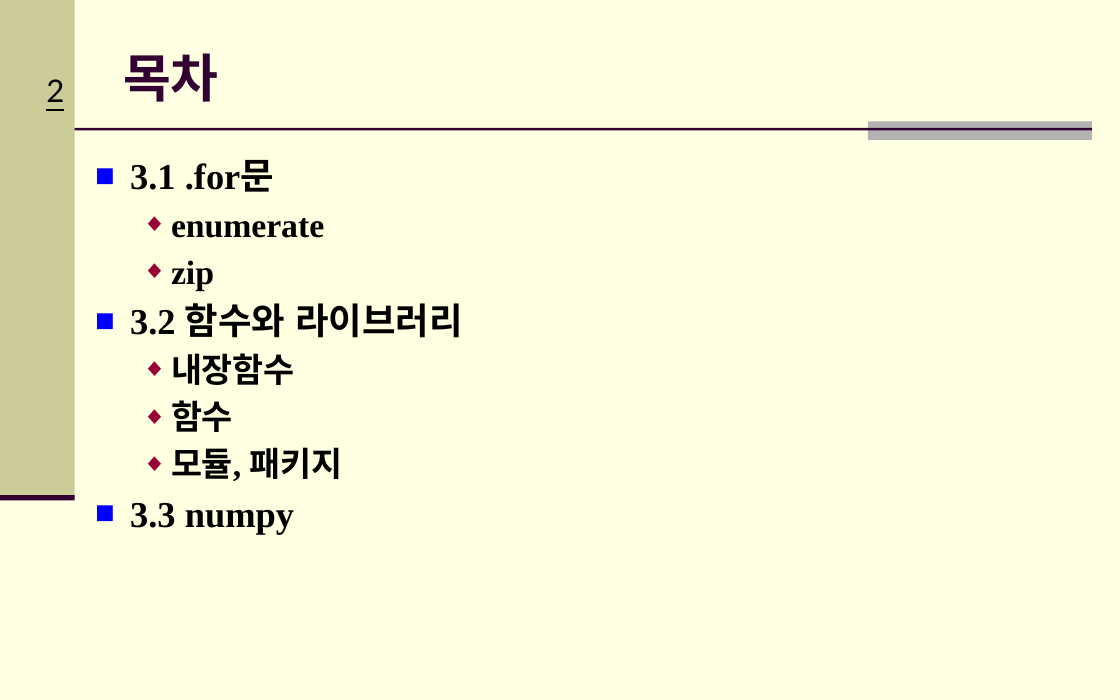
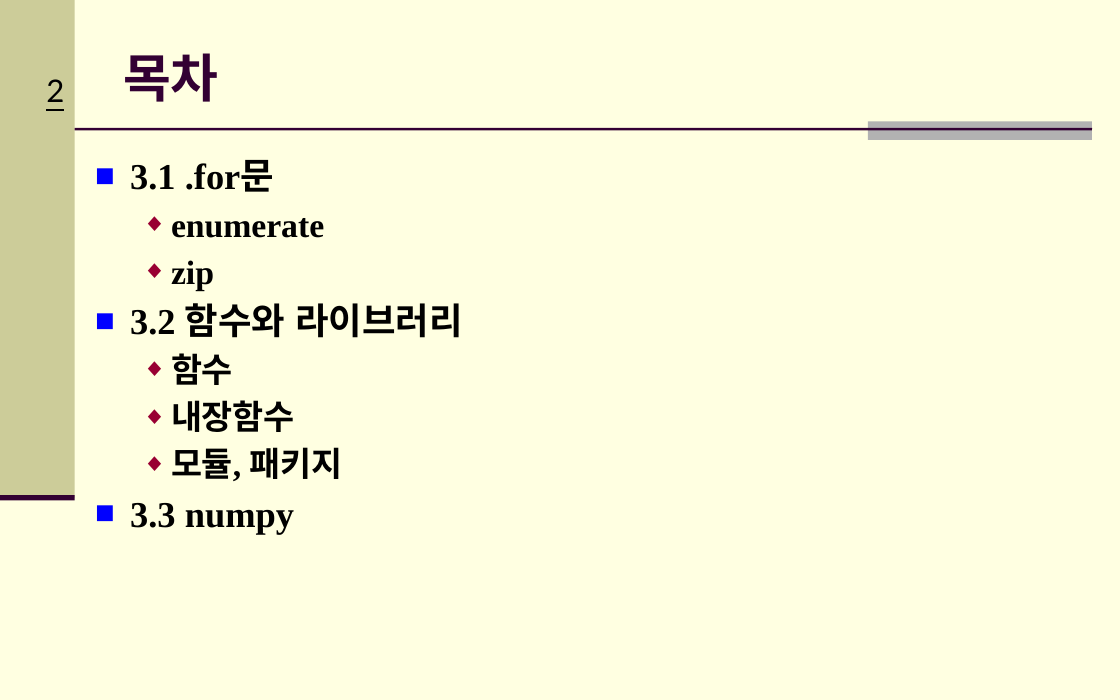
Before and after one commit to Hitbee-dev/OpenCV-Python, a slide deck: slide 2 of 2022-09-20/documents/CH_03_파이썬 기초_실습2.pptx. Drawn at 1120x700 pixels with LibreOffice and Linux fonts; fonts in the diff are those of the drawing; background and template pictures are left out. Boxes give left, top, right and bottom in pixels: in the first picture for what was removed or moved away, otherwise in the second. Text is boxed around its words. In the diff, an @@ line names an element or a change of style, - is before the commit and + after.

```diff
--- a/2022-09-20/documents/CH_03_파이썬 기초_실습2.pptx
+++ b/2022-09-20/documents/CH_03_파이썬 기초_실습2.pptx
@@ text at [171, 353, 233, 385]: paragraph added @@
+  ◆ 함수
@@ text at [171, 400, 233, 432]: paragraph removed @@
-  ◆ 함수
```
Also in this commit, not shown: 3 other slides changed, 2 slides added, 12 slides removed, 1 other file.
